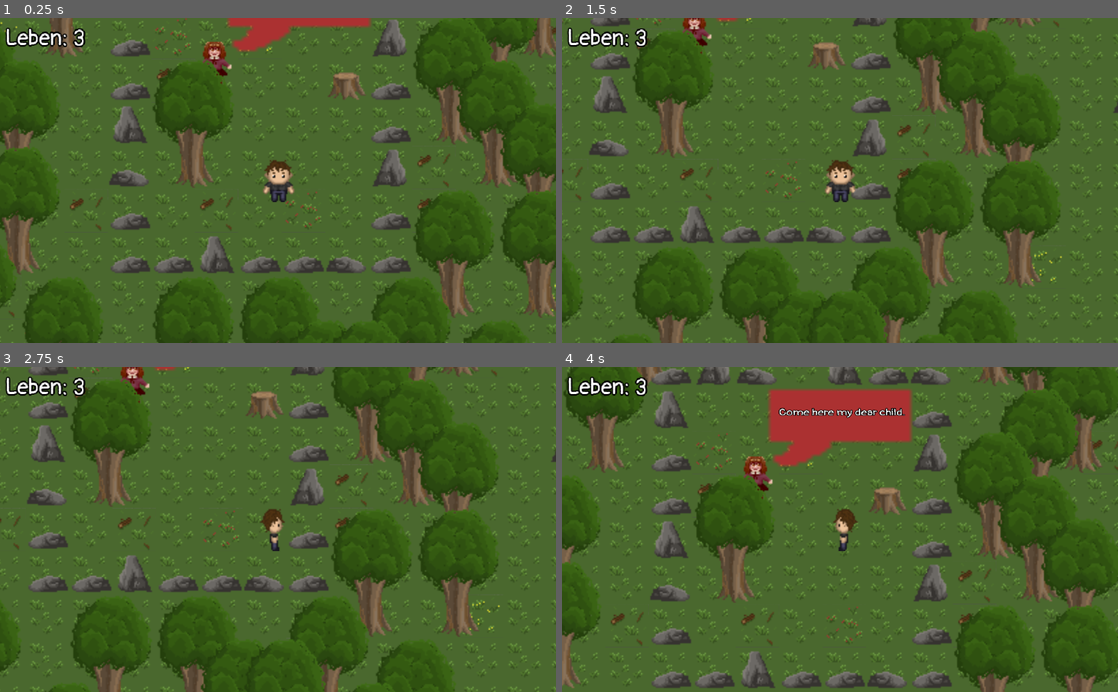
Above: before the commit, frames 1-4 (two rows, left to right).
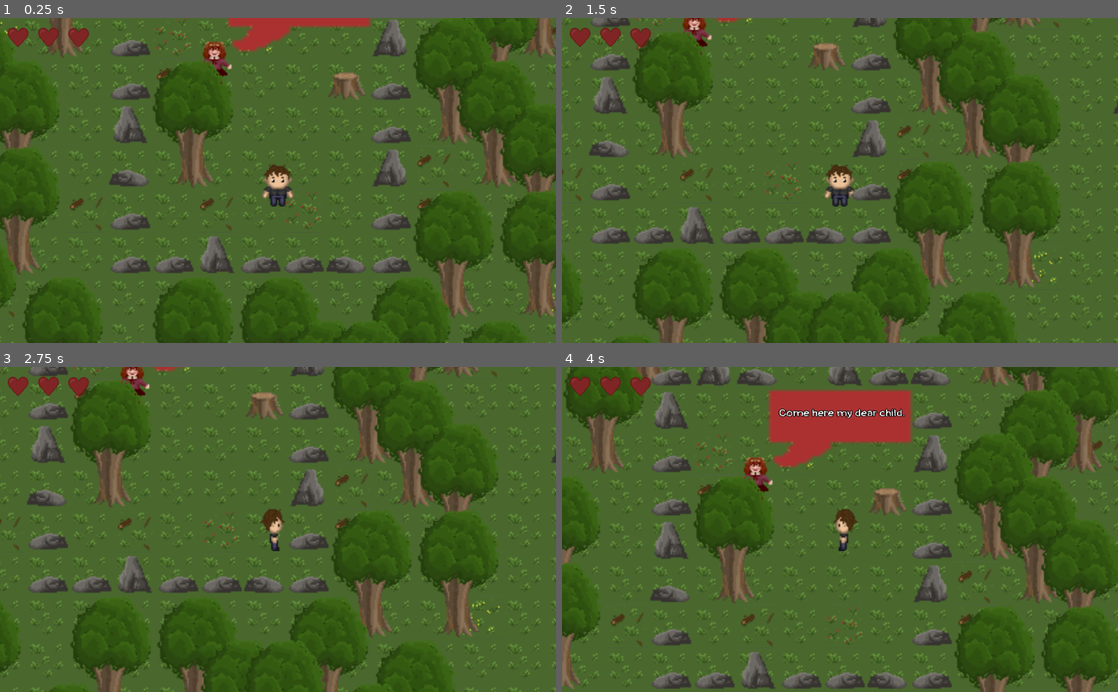
Above: after the commit, the same moments.

Repository: PaulVon0berstein/TileSetRPG
Game: Godot game, scene res://Main.tscn
The game is run twice, just before and just after one commit, with the same random seed, the same clock (stepped at 60 frames per second) and the same inputs.
Inputs (mouse positions are in pixels of both pictures, inside the frame that each line leads up to):
- Up to frame 1 (0.25 s): no input
- Up to frame 2 (1.5 s): tap Enter at 0.5 s; move the mouse to (962, 164) at 0.52 s; hold Right (ui_right) 0.53-1.28 s; click (962, 164) at 0.6 s; move the mouse to (728, 196) at 1.27 s; hold Down (ui_down) from 1.28 s (still down); tap Shift (Sprint) at 1.35 s
- Up to frame 3 (2.75 s): tap Space at 2 s; move the mouse to (333, 458) at 2.02 s; release Down (ui_down) at 2.03 s; hold Right (ui_right) from 2.03 s (still down); click (333, 458) at 2.1 s
- Up to frame 4 (4 s): tap Enter at 2.75 s; move the mouse to (812, 594) at 2.77 s; release Right (ui_right) at 2.78 s; hold Up (ui_up) 2.78-3.53 s; tap Shift (Sprint) at 2.85 s; move the mouse to (1006, 578) at 3.52 s; hold Left (ui_left) from 3.53 s (still down); click (1006, 578) at 3.6 s

The runs differ from the first frame. In frame 1, 1.2% of the frame differs, in the area x 0-53%, y 2-59%; in frame 2, 2.3%; in frame 3, 1.9%; in frame 4, 2.4%, in the area x 0-100%, y 0-99%.

Commit message:
Add files via upload
- shitty hp in hud
- dialogsystem kinda works
-

Diff:
--- a/Main.tscn
+++ b/Main.tscn
@@ -230,7 +230,6 @@
 [node name="Spikes" type="AnimatedSprite" parent="."]
 position = Vector2( 176.199, -250.282 )
 frames = SubResource( 8 )
-frame = 1
 speed_scale = 0.25
 playing = true
 
@@ -243,6 +242,7 @@
 [node name="Spikes2" type="AnimatedSprite" parent="."]
 position = Vector2( 177.615, -285.678 )
 frames = SubResource( 8 )
+frame = 1
 speed_scale = 0.25
 playing = true
 
@@ -303,7 +303,7 @@
 scale = Vector2( 0.289207, 0.295993 )
 z_index = 8
 frames = SubResource( 11 )
-frame = 2
+frame = 1
 speed_scale = 0.5
 playing = true
 
@@ -320,4 +320,5 @@
 [connection signal="body_entered" from="Spikes2/Area2D" to="Player" method="_on_Area2D_body_entered"]
 [connection signal="body_exited" from="Spikes2/Area2D" to="Player" method="_on_Area2D_body_exited"]
 [connection signal="body_entered" from="VillagerInfo/Area2D" to="VillagerInfo/Sprite" method="_on_Area2D_body_entered"]
+[connection signal="body_exited" from="VillagerInfo/Area2D" to="VillagerInfo/Sprite" method="_on_Area2D_body_exited"]
 [connection signal="pressed" from="VillagerInfo/Sprite/Button" to="VillagerInfo/Sprite" method="_on_Button_pressed"]
--- a/Player.gd
+++ b/Player.gd
@@ -67,7 +67,13 @@
 
 
 func _on_PlayerStatsUpdate_timeout():
-	$Camera2D/Label/Label.text = str(hp)
+
+	if hp == 2:
+		$Camera2D/HP1.visible = false
+
+	if hp == 1:
+		$Camera2D/HP3.visible = false
+
 
 	if hp <= 0:
 		get_tree().change_scene("res://GameOver.tscn")
--- a/Player.tscn
+++ b/Player.tscn
@@ -12,7 +12,7 @@
 [ext_resource path="res://Samback.png" type="Texture" id=10]
 [ext_resource path="res://Samleftt.png" type="Texture" id=11]
 [ext_resource path="res://Samright.png" type="Texture" id=12]
-[ext_resource path="res://Main.tres" type="Theme" id=13]
+[ext_resource path="res://HP.png" type="Texture" id=13]
 
 [sub_resource type="SpriteFrames" id=1]
 animations = [ {
@@ -34,30 +34,26 @@
 current = true
 zoom = Vector2( 0.4, 0.4 )
 
-[node name="Label" type="Label" parent="Camera2D"]
-margin_left = 201.128
-margin_top = 114.583
-margin_right = 319.128
-margin_bottom = 154.583
-rect_rotation = 180.0
-rect_scale = Vector2( 0.5, 0.5 )
-theme = ExtResource( 13 )
-text = "Leben: "
-__meta__ = {
-"_edit_use_anchors_": false
-}
+[node name="HP1" type="Sprite" parent="Camera2D"]
+position = Vector2( 146.913, 105.919 )
+rotation = 3.14159
+scale = Vector2( 0.5, 0.5 )
+texture = ExtResource( 13 )
 
-[node name="Label" type="Label" parent="Camera2D/Label"]
-margin_left = 100.05
-margin_top = 0.943848
-margin_right = 140.05
-margin_bottom = 40.9438
-text = "3"
-__meta__ = {
-"_edit_use_anchors_": false
-}
+[node name="HP2" type="Sprite" parent="Camera2D"]
+position = Vector2( 191.531, 106.199 )
+rotation = 3.14159
+scale = Vector2( 0.5, 0.5 )
+texture = ExtResource( 13 )
+
+[node name="HP3" type="Sprite" parent="Camera2D"]
+position = Vector2( 169.082, 106.199 )
+rotation = 3.14159
+scale = Vector2( 0.5, 0.5 )
+texture = ExtResource( 13 )
 
 [node name="Sprite" type="Sprite" parent="."]
+position = Vector2( 0.561218, -3.36738 )
 rotation = 3.13985
 texture = ExtResource( 1 )
 
@@ -67,7 +63,7 @@
 frames = SubResource( 1 )
 
 [node name="CollisionShape2D" type="CollisionShape2D" parent="."]
-position = Vector2( -0.489907, -1.77534 )
+position = Vector2( -0.489907, -2.33657 )
 scale = Vector2( -1.02363, 1.30202 )
 shape = SubResource( 2 )
 
--- a/Sprite.gd
+++ b/Sprite.gd
@@ -5,7 +5,7 @@
 # var a = 2
 # var b = "text"
 
-
+var Page = 0
 # Called when the node enters the scene tree for the first time.
 func _ready():
 	pass # Replace with function body.
@@ -17,27 +17,33 @@
 
 #Testing Dialogsystem
 func _on_Button_pressed():
-	var FirstText = true
-	var SecondTest = false
-	var ThirdText = false
 
-	if FirstText == true:
-		$Label.text = "You should go see her."
-		SecondTest = true
-		FirstText = false
+	var Dialog = ["You should go see her.", "Still can't remember\n where she lives?", "Just head east and\n stay on the path."]
+
+	if Page == 0:
+		print(Dialog[0])
+		$Label.text = Dialog[0]
+
+
+	elif Page == 1:
+		print(Dialog[1])
+		$Label.text = Dialog[1]
+
+
+	elif Page == 2:
+		print(Dialog[2])
+		$Label.text = Dialog[2]
+		$Button/KeepReading.visible = false
 	else:
 		pass
-	if SecondTest == true:
-		$Label.text = "Still can't remember\n where she lives?"
-		ThirdText = true
-		SecondTest = false
-	else:
-		pass
-	if ThirdText == true:
-		$Label.text = "Just head east and\n stay on the path."
 
+	Page = Page + 1
 
 
 
 func _on_Area2D_body_entered(body):
 	visible = true
+
+
+func _on_Area2D_body_exited(body):
+	visible = false
Not shown, added: Dot1.png.import
Not shown, added: Dot2.png.import
Binary file added: HP.png
Not shown, added: HP.png.import
Not shown, added: Samback.png.import
Not shown, added: Samfront.png.import
Not shown, added: Samleftt.png.import
Not shown, added: Samright.png.import
Not shown, added: SamsGrandma.png.import
Not shown, added: Schwerz1.png.import
Not shown, added: Schwerz2.png.import
Not shown, added: Schwerz3.png.import
(and 13 more such lines)
